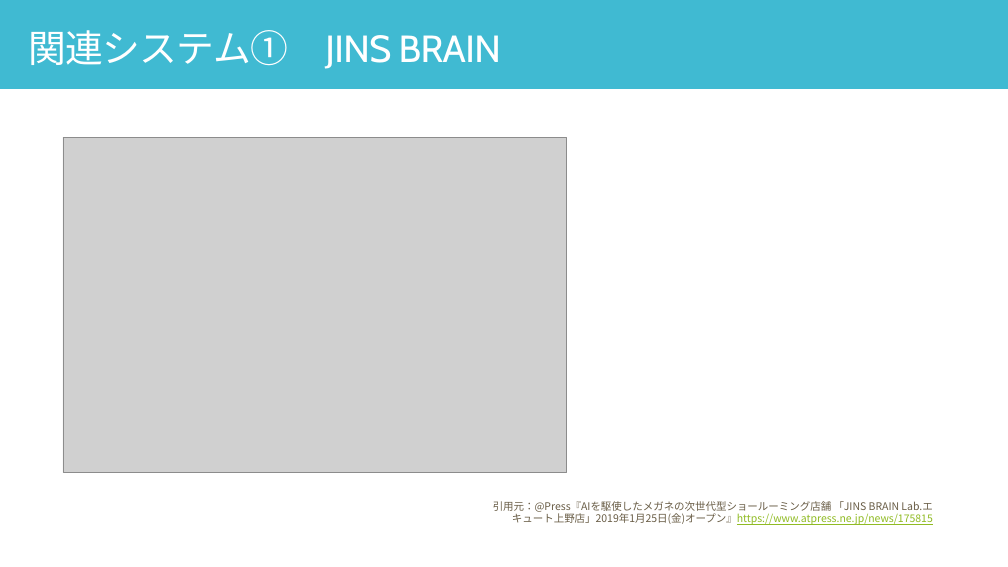
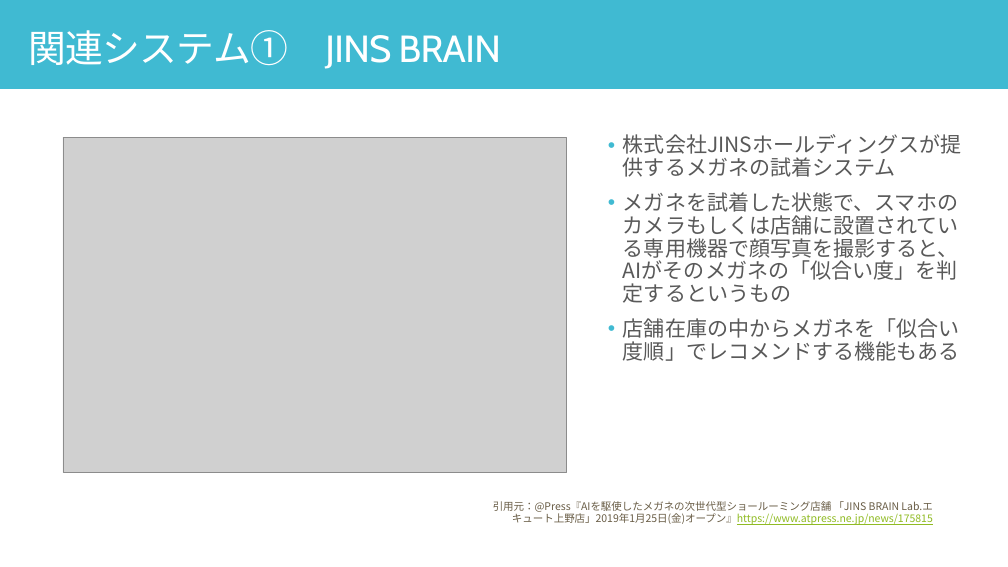
Before and after one commit to yuu5322/sci23, a slide deck: slide 4 of 口頭試問.pptx. Drawn at 1008x567 pixels with LibreOffice and Linux fonts; fonts in the diff are those of the drawing; grey boxes stand for pictures. Boxes give left, top, right and bottom in pixels: in the first picture for what was removed or moved away, otherwise in the second. Text is boxed around its words. In the diff, an @@ line names an element or a change of style, - is before the commit and + after.

```diff
--- a/口頭試問.pptx
+++ b/口頭試問.pptx
@@ text added at bbox=[623, 134, 961, 361], 20 pt, text #595959 @@
+• 株式会社JINSホールディングスが提供するメガネの試着システム
+• メガネを試着した状態で、スマホのカメラもしくは店舗に設置されている専用機器で顔写真を撮影すると、AIがそのメガネの「似合い度」を判定するというもの
+• 店舗在庫の中からメガネを「似合い度順」でレコメンドする機能もある
```
Also in this commit, not shown: 1 other slide changed, 4 slides added.
